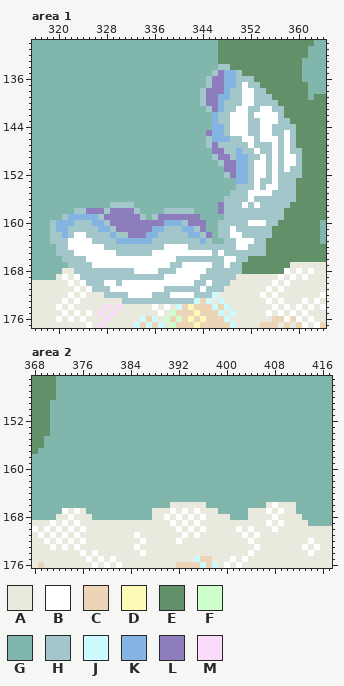
Two versions of one pixel-art file, godot/assets/gfx/Aseprite/mock.aseprite. The first picture shows the starting point.
480x270 pixels, 1 frame. Colours within 5 levels of each other are drawn and written as one. Shown: area 1: x 316..364, y 130..177; area 2: x 368..417, y 145..176. The commit also changed other parts of the picture, which this record leaves out.
Visible layers, top first: "energy bar/frame", "energy bar/energy bar #2" opacity 80%, "squid", "cave", "plant 2", "noodle plant", "urchin and clam", "foreground", "tilemap", "seaweed", "back".
Palette (. is transparent): A #e9e9dd  B #ffffff  C #ebd5b6  D #fcfab6  E #619069  F #ceffcb  G #81b6ac  H #a3c6ca  J #cbfaff  K #83b4e2  L #8d7dbc  M #fadbfc
Pixels before, area 1, first column x 316:
130 GGGGGGGGGGGGGGGGGGGGGGGGGGGGGGGEEEEEEEEEEEEEEEEGG
131 GGGGGGGGGGGGGGGGGGGGGGGGGGGGGGGEEEEEEEEEEEEEEEGGG
132 GGGGGGGGGGGGGGGGGGGGGGGGGGGGGGGEEEEEEEEEEEEEEEGGG
133 GGGGGGGGGGGGGGGGGGGGGGGGGGGGGGGEEEEEEEEEEEEEEGGGG
134 GGGGGGGGGGGGGGGGGGGGGGGGGGGGGGGHHEEEEEEEEEEEEGGGG
135 GGGGGGGGGGGGGGGGGGGGGGGGGGGGGGHLKKHEEEEEEEEEEGGGG
136 GGGGGGGGGGGGGGGGGGGGGGGGGGGGGHLLKKHHHEEEEEEEEGGGG
137 GGGGGGGGGGGGGGGGGGGGGGGGGGGGGHLLKKHBHHEEEEEEEEGGG
138 GGGGGGGGGGGGGGGGGGGGGGGGGGGGHLLLKHHBBHHEEEEEEEGGG
139 GGGGGGGGGGGGGGGGGGGGGGGGGGGGHLLKKHHBBHHHEEEEEEGEE
140 GGGGGGGGGGGGGGGGGGGGGGGGGGGGHLLKHHHBBHHHHEEEEEEEE
141 GGGGGGGGGGGGGGGGGGGGGGGGGGGGGHLKHHBBHHBBHHEEEEEEE
142 GGGGGGGGGGGGGGGGGGGGGGGGGGGGGGKHHBBBHBBBBHEEEEEEE
143 GGGGGGGGGGGGGGGGGGGGGGGGGGGGGGKHHBBBHHBBBHHEEEEEE
144 GGGGGGGGGGGGGGGGGGGGGGGGGGGGGGKKHBBBHHBBHHHHEEEEE
145 GGGGGGGGGGGGGGGGGGGGGGGGGGGGGLKKHBBBHHBBHHBHEEEEE
146 GGGGGGGGGGGGGGGGGGGGGGGGGGGGGHKKKHHBBHBBBHBHEEEEE
147 GGGGGGGGGGGGGGGGGGGGGGGGGGGGGHLHHHHHBHHHBHBHEEEEE
148 GGGGGGGGGGGGGGGGGGGGGGGGGGGGGGLLHHKHHBHHBHBHHEEEE
149 GGGGGGGGGGGGGGGGGGGGGGGGGGGGGGHLLHKKHHBHBHBBHEEEE
150 GGGGGGGGGGGGGGGGGGGGGGGGGGGGGGGHLLKKHBBHBHBBHEEEE
151 GGGGGGGGGGGGGGGGGGGGGGGGGGGGGGGGLLKKHBBHBHBHHEEEE
152 GGGGGGGGGGGGGGGGGGGGGGGGGGGGGGGGHLKKHBBHBHHHHEEEE
153 GGGGGGGGGGGGGGGGGGGGGGGGGGGGGGGGGGKKHBHHBHHHEEEEE
154 GGGGGGGGGGGGGGGGGGGGGGGGGGGGGGGGGGHHHBHBBHHHEEEEE
155 GGGGGGGGGGGGGGGGGGGGGGGGGGGGGGGGGHHHBBBBHHHHEEEEE
156 GGGGGGGGGGGGGGGGGGGGGGGGGGGGGGGGHHHHBHHHHHHHEEEEE
157 GGGGGGGGGGGGGHHHHGGGGGGGGGGGGGGLHHHBHBHHHHHEEEEEE
158 GGGGGGGHHLLLHLLLLHGGGGHHHHHGGGGLHHHHHHHHHHEEEEEEE
159 GGGGGHKKKKKHLLLLLLHGHLLLLLLLGGGGHHHHHHHHHHEEEEEEE
160 GGGHKKKHHHKKHLLLLLLLLLKKKHLLLGGHHHHHBBBHHEEEEEEEG
161 GGGHKKHHHHHKKHLLLLLLKKHHHKKHLGGHHBHHHHHHEEEEEEEEG
162 GGGHHKHBBHHHHKHHLLLKKHHHHHKKHLGHHBBHHHHHEEEEEEEEG
163 GGGHHHBBBBHHHHKKKKKKHHHHHHHHKHGGHHBBBHHEEEEEEEEEG
164 GGGGHHBBBBBBHHHHHHHHHHBBBBHHHHHHHHBBHHHEEEEEEEEEE
165 GGGGHHHBBBBBBBHHHHHHBBBBBBBBBBHBHHHHHHHEEEEEEEEEE
166 GGGGGHHHHBBBBBBBBBBBBBBBHHHHHHHHBBHHEEEEEEEEEEEEE
167 GGGGGGHHHHBBBBBBBBBBBBBHHBBBBBHHBHHEEEEEEEEAAAAAA
168 GGGGGAAHHHHHHHHHHBBBBHHHBBBBBHHHHHHEEEEEEEBABABAA
169 GGGGABABHHHHHHHHHHHHHHBBBBBBHHHHHHAAAAAAABABABAAA
170 AAAAAABABHHHBBHBBBBBBBBBBBBHHBHHHAAAAAAABABAAAAAA
171 AAAAAAABABHHHBBBBBBBBBHHHHHHBHHHAAAAAAABABAAAAAAA
172 AAAAAABABAAAHHHHBBBBHHHBBBBHHHJAAAAAAABABAAAAAAAB
173 AAAAABABAAAAAAAHHHHHHHHHHHHJCJAJAAAAAAABABAAABABA
174 AAAABABAAAAAMAMAAAAABABAJCDCCCJCJAAAAAAABABABABAB
175 AAAAABABABAMAMAAAAAAABAFCCCDCCCJAJAAAAABABABABAAA
176 AAAABABABAAAMAAAAAJCJAFCFCDCDCCCJAAAAAAACCBCBABAA
177 AAAAAAAAABAMAAAAAJCJCJAFCCCDCCCCCJAAAACCCACACBABC
Pixels before, area 2, first column x 368:
145 EEEEGGGGGGGGGGGGGGGGGGGGGGGGGGGGGGGGGGGGGGGGGGGGGG
146 EEEEGGGGGGGGGGGGGGGGGGGGGGGGGGGGGGGGGGGGGGGGGGGGGG
147 EEEEGGGGGGGGGGGGGGGGGGGGGGGGGGGGGGGGGGGGGGGGGGGGGG
148 EEEEGGGGGGGGGGGGGGGGGGGGGGGGGGGGGGGGGGGGGGGGGGGGGG
149 EEEGGGGGGGGGGGGGGGGGGGGGGGGGGGGGGGGGGGGGGGGGGGGGGG
150 EEEGGGGGGGGGGGGGGGGGGGGGGGGGGGGGGGGGGGGGGGGGGGGGGG
151 EEEGGGGGGGGGGGGGGGGGGGGGGGGGGGGGGGGGGGGGGGGGGGGGGG
152 EEEGGGGGGGGGGGGGGGGGGGGGGGGGGGGGGGGGGGGGGGGGGGGGGG
153 EEEGGGGGGGGGGGGGGGGGGGGGGGGGGGGGGGGGGGGGGGGGGGGGGG
154 EEEGGGGGGGGGGGGGGGGGGGGGGGGGGGGGGGGGGGGGGGGGGGGGGG
155 EEGGGGGGGGGGGGGGGGGGGGGGGGGGGGGGGGGGGGGGGGGGGGGGGG
156 EEGGGGGGGGGGGGGGGGGGGGGGGGGGGGGGGGGGGGGGGGGGGGGGGG
157 EGGGGGGGGGGGGGGGGGGGGGGGGGGGGGGGGGGGGGGGGGGGGGGGGG
158 GGGGGGGGGGGGGGGGGGGGGGGGGGGGGGGGGGGGGGGGGGGGGGGGGG
159 GGGGGGGGGGGGGGGGGGGGGGGGGGGGGGGGGGGGGGGGGGGGGGGGGG
160 GGGGGGGGGGGGGGGGGGGGGGGGGGGGGGGGGGGGGGGGGGGGGGGGGG
161 GGGGGGGGGGGGGGGGGGGGGGGGGGGGGGGGGGGGGGGGGGGGGGGGGG
162 GGGGGGGGGGGGGGGGGGGGGGGGGGGGGGGGGGGGGGGGGGGGGGGGGG
163 GGGGGGGGGGGGGGGGGGGGGGGGGGGGGGGGGGGGGGGGGGGGGGGGGG
164 GGGGGGGGGGGGGGGGGGGGGGGGGGGGGGGGGGGGGGGGGGGGGGGGGG
165 GGGGGGGGGGGGGGGGGGGGGGGGGGGGGGGGGGGGGGGGGGGGGGGGGG
166 GGGGGGGGGGGGGGGGGGGGGGGAAAAAAGGGGGGGGGGABAAAGGGGGG
167 GGGGGBABAGGGGGGGGGGGAAABABABAAAGGGGGAAABABAAGGGGGG
168 GGGGAABAAAGGGGGGGGGGAABABABABAAAAGGGAAAABAAAAGGGGG
169 AAABABABAAAAAAAAAAAAAAABABABAAAAAAAAAAABABAAAAGGGG
170 BABABABABAAAAAAAAAAAAAAABABABAAAAABABAAABAAAAAAAAA
171 ABABABABAAAAAAAAABAAAAAAABABAAAAAAABABAAAAAAAAAAAA
172 AABABABABAAAAAAAAABAAAAABAAAAAAAAAAABAAAAAAAAABAAA
173 AAABABABAAAAAAAAABAAAAAAAAAAAAAAAAAAABAAAAAAABABAA
174 AAAAAAAABABAAAAAAABAAAAAAAAAAAAAAAAABAAAAAAAAABAAA
175 AAAAAAAAABABABAAAAAAAAAAAAAJCCAAABABAAAAAAAAAAAAAA
176 ACAAAAAAAABABABAAAAAAAAACCCCJCJABABAAAAAAAAAAAAAAA
Once edited:
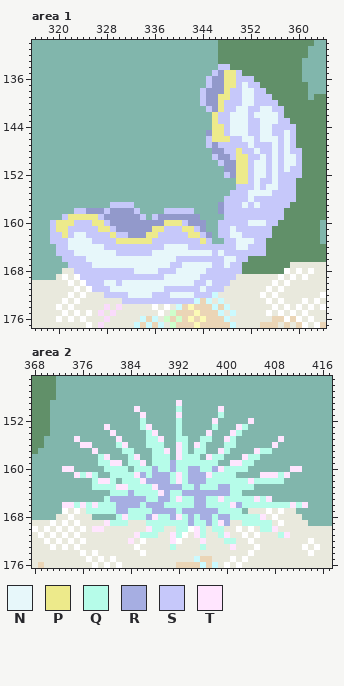
Colours new in this view: N #e7f7fa  P #edea8b  Q #b6fce9  R #a6aee2  S #c6c8fa  T #ffe5fe
What changed:
colour L: #8d7dbc -> #9299cb
Changed rows in their new state; - is a pixel that keeps its letter.
Area 1, layer "urchin and clam":
first column x 319:
134 ----------------------------SS------------
135 ---------------------------S-PPS----------
136 --------------------------S--PPSSS--------
137 --------------------------S--PPSNSS-------
138 -------------------------S---PSSNNSS------
139 -------------------------S--PPSSNNSSS-----
140 -------------------------S--PSSSNNSSSS----
141 --------------------------S-PSSNNSSNNSS---
142 ---------------------------PSSNNNSNNNNS---
143 ---------------------------PSSNNNSSNNNSS--
144 ---------------------------PPSNNNSSNNSSSS-
145 ---------------------------PPSNNNSSNNSSNS-
146 --------------------------SPPPSSNNSNNNSNS-
147 --------------------------S-SSSSSNSSSNSNS-
148 -----------------------------SSPSSNSSNSNSS
149 ---------------------------S--SPPSSNSNSNNS
150 ----------------------------S--PPSNNSNSNNS
151 -------------------------------PPSNNSNSNSS
152 -----------------------------S-PPSNNSNSSSS
153 -------------------------------PPSNSSNSSS-
154 -------------------------------SSSNSNNSSS-
155 ------------------------------SSSNNNNSSSS-
156 -----------------------------SSSSNSSSSSSS-
157 ----------SSSS---------------SSSNSNSSSSS--
158 ----SS---S----S----SSSSS-----SSSSSSSSSS---
159 --SPPPPPS------S-S-----------SSSSSSSSSS---
160 SPPPSSSPPS---------PPPS-----SSSSSNNNSS----
161 SPPSSSSSPPS------PPSSSPPS---SSNSSSSSS-----
162 SSPSNNSSSSPSS---PPSSSSSPPS--SSNNSSSSS-----
163 SSSNNNNSSSSPPPPPPSSSSSSSSPS--SSNNNSS------
164 -SSNNNNNNSSSSSSSSSSNNNNSSSSSSSSNNSSS------
165 -SSSNNNNNNNSSSSSSNNNNNNNNNNSNSSSSSSS------
166 --SSSSNNNNNNNNNNNNNNNSSSSSSSSNNSS---------
167 ---SSSSNNNNNNNNNNNNNSSNNNNNSSNSS----------
168 ----SSSSSSSSSSNNNNSSSNNNNNSSSSSS----------
169 -----SSSSSSSSSSSSSSNNNNNNSSSSSS-----------
170 ------SSSNNSNNNNNNNNNNNNSSNSSS------------
171 -------SSSNNNNNNNNNSSSSSSNSSS-------------
172 ---------SSSSNNNNSSSNNNNSSS---------------
173 ------------SSSSSSSSSSSS------------------
Area 2, layer "urchin and clam":
first column x 373:
149 -------------------T---------------------
150 ------------T------Q------T--------------
151 -------------T-----T------Q--------------
152 -------------Q-----Q-----T-----T---------
153 -------T-----QT----Q-----Q---TQ----------
154 --------T-----QT---Q----T---TQ-----------
155 --T------T----QQT--QQ--QQ--TQ-------T----
156 ---TT----QT---QQQ--TQ-TQ---QQ------T-----
157 -----T----QQ---QQT-TQ-QQ--TQ----TQQ------
158 ------QT---QT--QQQ-TQQQ-TQQ---TQQ--------
159 ------QQTT-QQT-QQQRQQQQQQQ--TTQQ---------
160 TT-----QQQQ-QQQRQQRQQRRQQRTQQQQ-------TT-
161 --TQTQ--QQQQTRQRRRQTQRRRTQQQQ----TTTQT---
162 -----QTTQ-QQQTRRRRQTQRRRQQQQQQQTQQQQQ----
163 -----QQQQTTQQQQTRRRRQQRQQQRRQQQQ---------
164 --------QQQRQQQQTRQQRRRRRRRRQQ-----------
165 -------QRRRRRRQQRRQTQQRRQQTQQQQQTQT------
166 TTQTQTQQQRRRRQRRRQQQQQRRQQQQTRQQQQQQQQTQT
167 ----QQQQQRRQQQQRRRRQRRRRRRQQQQ-----------
168 ---------QTQQQRTQQRTQRQRRQRRQQQQQT-------
169 -------TQQQ---QQQQQQQRQQRQTR--QQQQQ------
170 -----TT-------TQQ--QQ-TQ-QQ------QQT-----
171 ------------TQQQ--TQ--TQ--QT--------QT---
172 -----------T------T----T---QQ------------
173 ------------------Q----Q----T------------
Where, in picture pixels (left, top, right, bottom), the same in both pictures:
changed: (50, 64, 302, 304)
changed: (62, 400, 308, 550)
